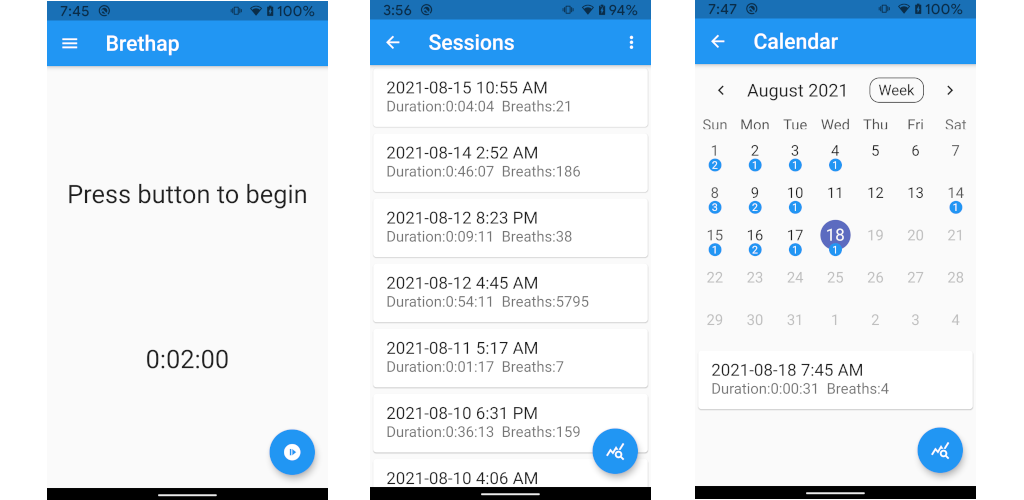
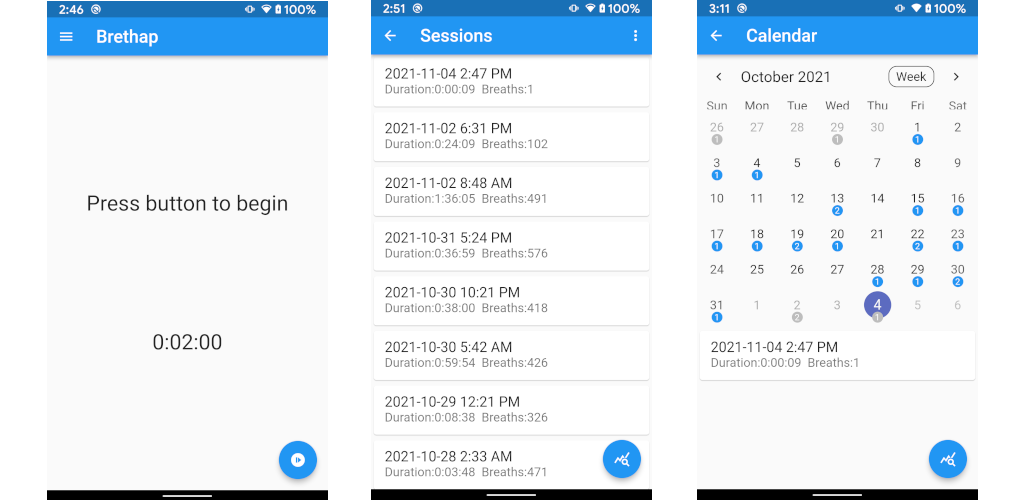
Layered file, before and after one edit (1024px x 500px). Changes by layer:
renamed "calendar.png copy" to "calendar", painted on it over [695, 0, 978, 500]
renamed "sessions.png copy" to "sessions", painted on it over [370, 0, 652, 500]
renamed "home.png copy" to "home", painted on it over [47, 4, 328, 497]
